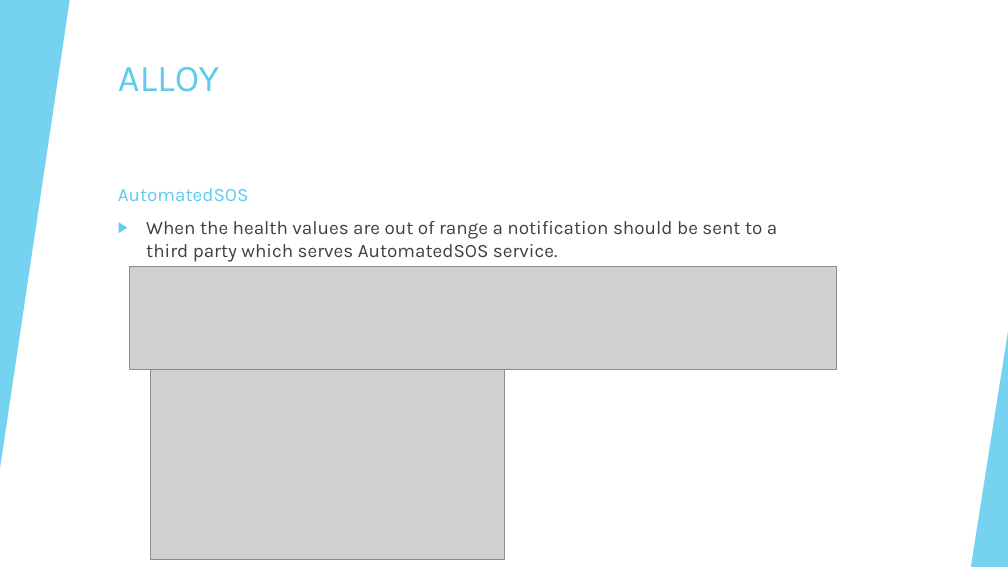
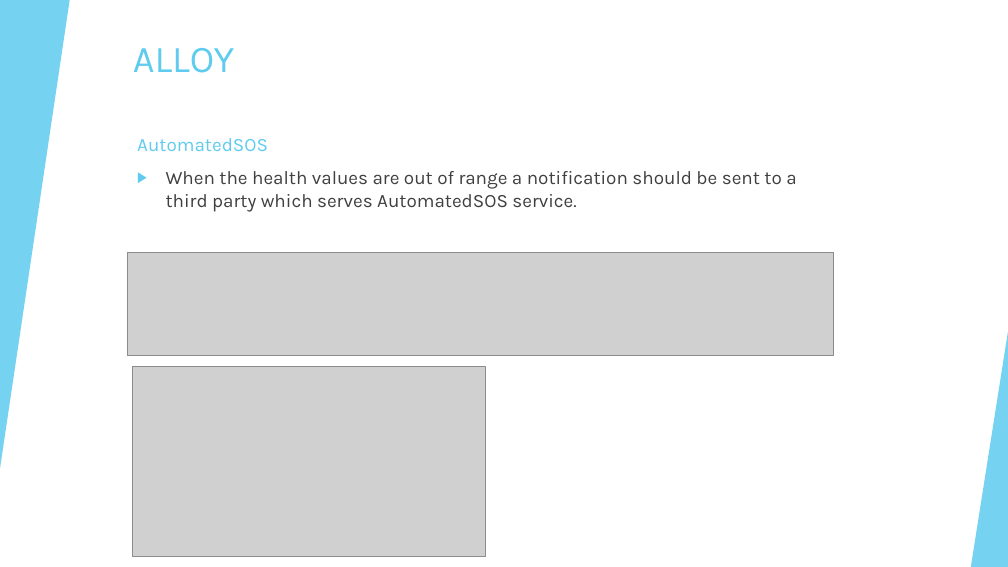
Before and after one commit to talipturkmen/GunayTastiTurkmen, a slide deck: slide 12 of Design-Process/software.pptx. Drawn at 1008x567 pixels with LibreOffice and Linux fonts; fonts in the diff are those of the drawing; grey boxes stand for pictures. Boxes give left, top, right and bottom in pixels: in the first picture for what was removed or moved away, otherwise in the second. Text is boxed around its words. In the diff, an @@ line names an element or a change of style, - is before the commit and + after.

```diff
--- a/Design-Process/software.pptx
+++ b/Design-Process/software.pptx
@@ title "ALLOY": place and size @@
-title "ALLOY" at [118, 67, 219, 92]
+title "ALLOY" at [133, 48, 234, 73]
@@ text "AutomatedSOS": place and size @@
-text "AutomatedSOS" at [118, 188, 777, 262]
+text "AutomatedSOS" at [137, 138, 796, 212]
@@ picture: place and size @@
-picture at [130, 266, 836, 369]
+picture at [128, 253, 834, 355]
@@ picture: place and size @@
-picture at [150, 369, 504, 559]
+picture at [132, 367, 485, 557]
```
Also in this commit, not shown: 4 other slides changed.
